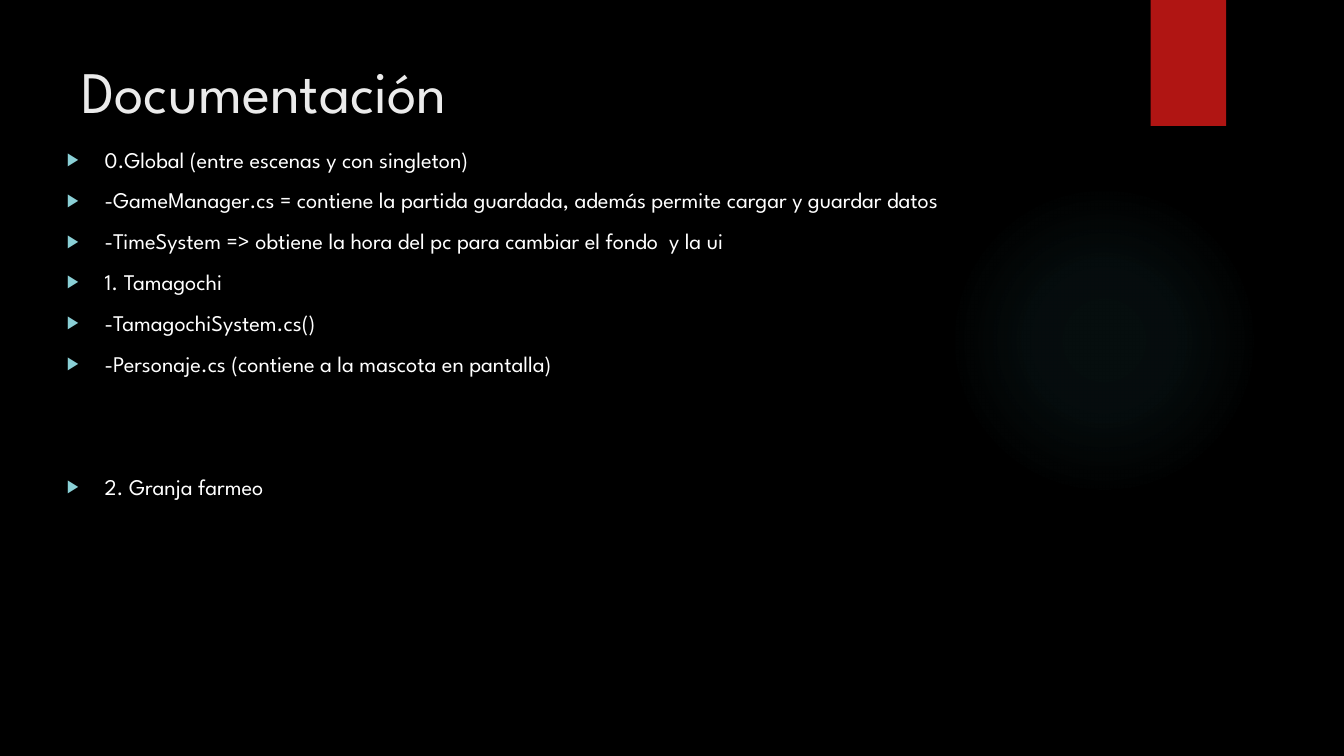
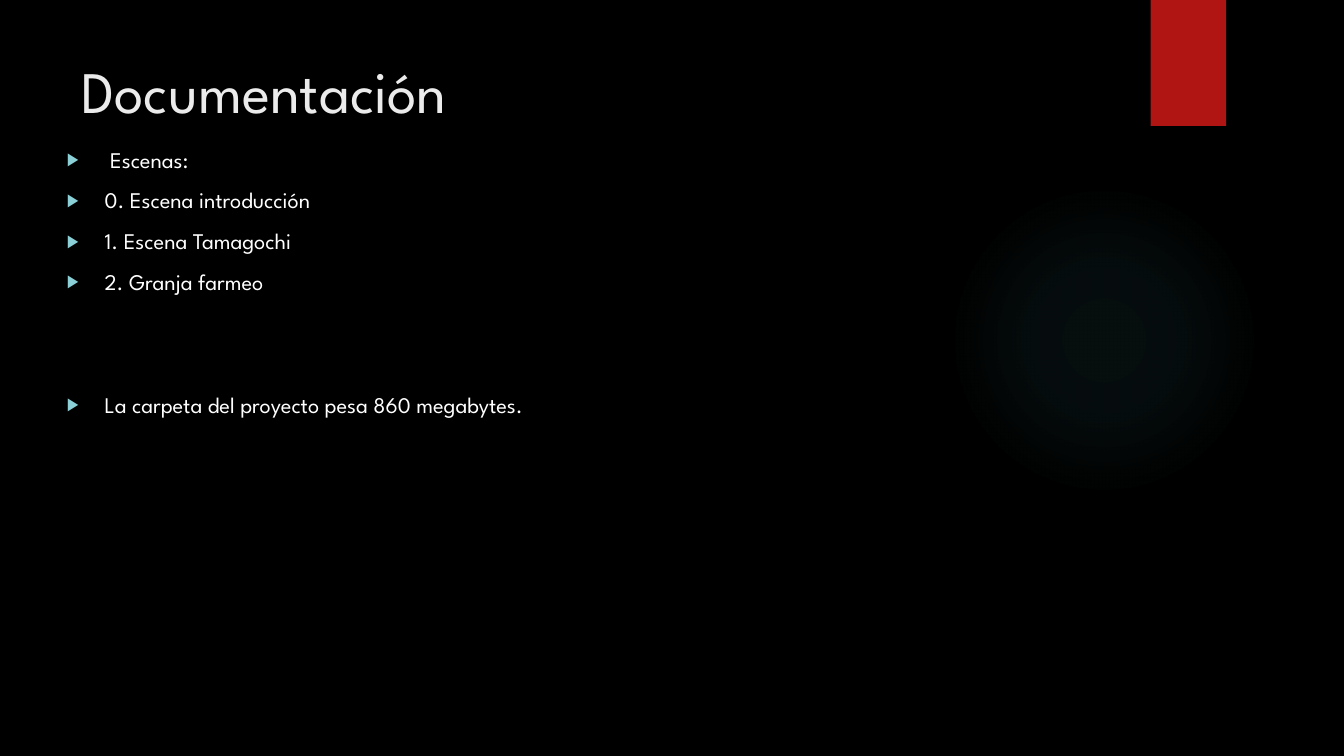
Before and after one commit to CristopherNicolas/Animales-Trabajo, a slide deck: slide 8 of Game design document farmGochi.pptx. Drawn at 1344x756 pixels with LibreOffice and Linux fonts; fonts in the diff are those of the drawing; background and template pictures are left out. Boxes give left, top, right and bottom in pixels: in the first picture for what was removed or moved away, otherwise in the second. Text is boxed around its words. In the diff, an @@ line names an element or a change of style, - is before the commit and + after.

```diff
--- a/Game design document farmGochi.pptx
+++ b/Game design document farmGochi.pptx
@@ text at (105, 153, 310, 254): text changed @@
-▶ 0.Global (entre escenas y con singleton)
-▶ -GameManager.cs = contiene la partida guardada, además permite cargar y guardar datos
-▶ -TimeSystem => obtiene la hora del pc para cambiar el fondo y la ui
-▶ 1. Tamagochi
-▶ -TamagochiSystem.cs()
-▶ -Personaje.cs (contiene a la mascota en pantalla)
+▶ Escenas:
+▶ 0. Escena introducción
+▶ 1. Escena Tamagochi
@@ text at (105, 397, 523, 418): paragraph added @@
+▶ La carpeta del proyecto pesa 860 megabytes.
```
Also in this commit, not shown: 3 other slides changed, 41 other files.
